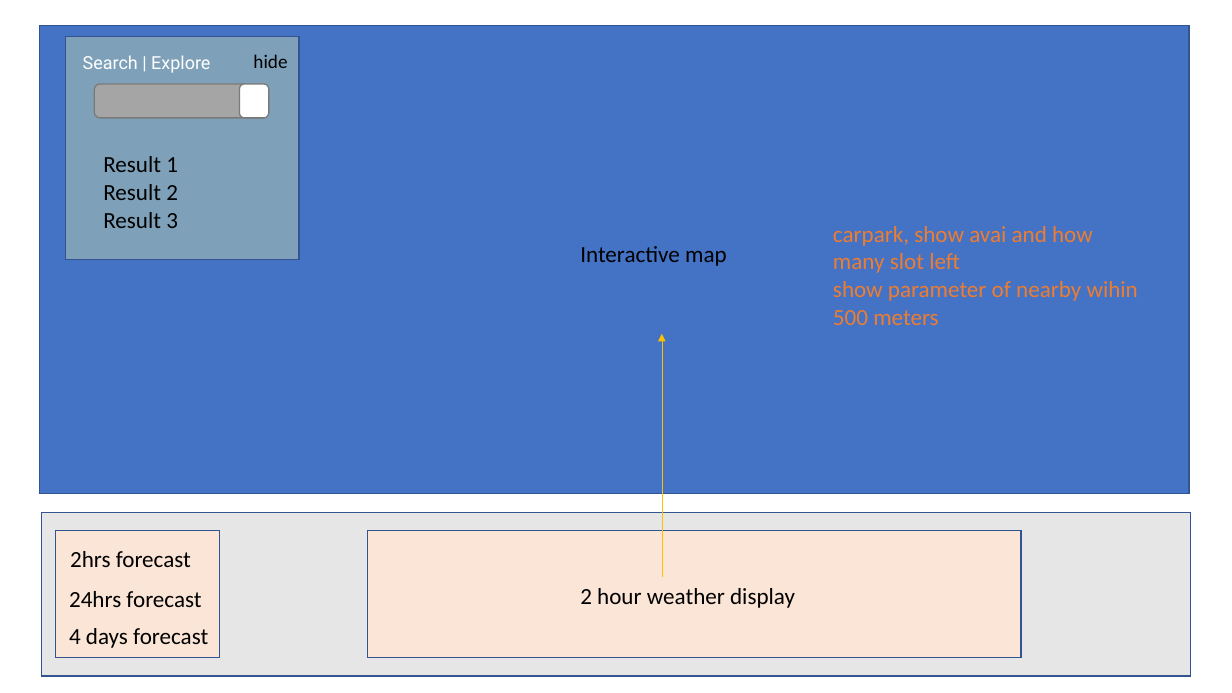
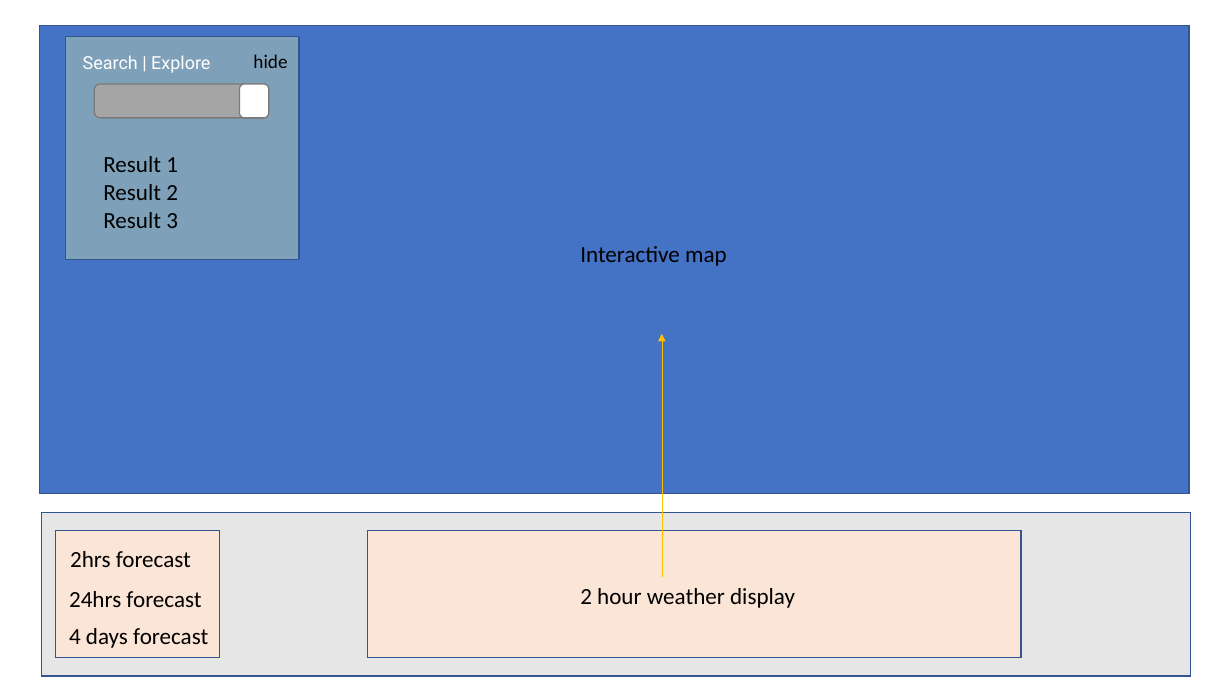
Before and after one commit to annette-p/pre-wedding-photoshoot-locations, a slide deck: slide 3 of wireframe.pptx. Drawn at 1232x693 pixels with LibreOffice and Linux fonts; fonts in the diff are those of the drawing. Boxes give left, top, right and bottom in pixels: in the first picture for what was removed or moved away, otherwise in the second. Text is boxed around its words. In the diff, an @@ line names an element or a change of style, - is before the commit and + after.

```diff
--- a/wireframe.pptx
+++ b/wireframe.pptx
@@ text removed at (833,226,1138,325) @@
-carpark, show avai and how many slot left
-show parameter of nearby wihin 500 meters
```
Also in this commit, not shown: 2 other slides changed, 1 slide added, 1 slide removed, 2 other files.
